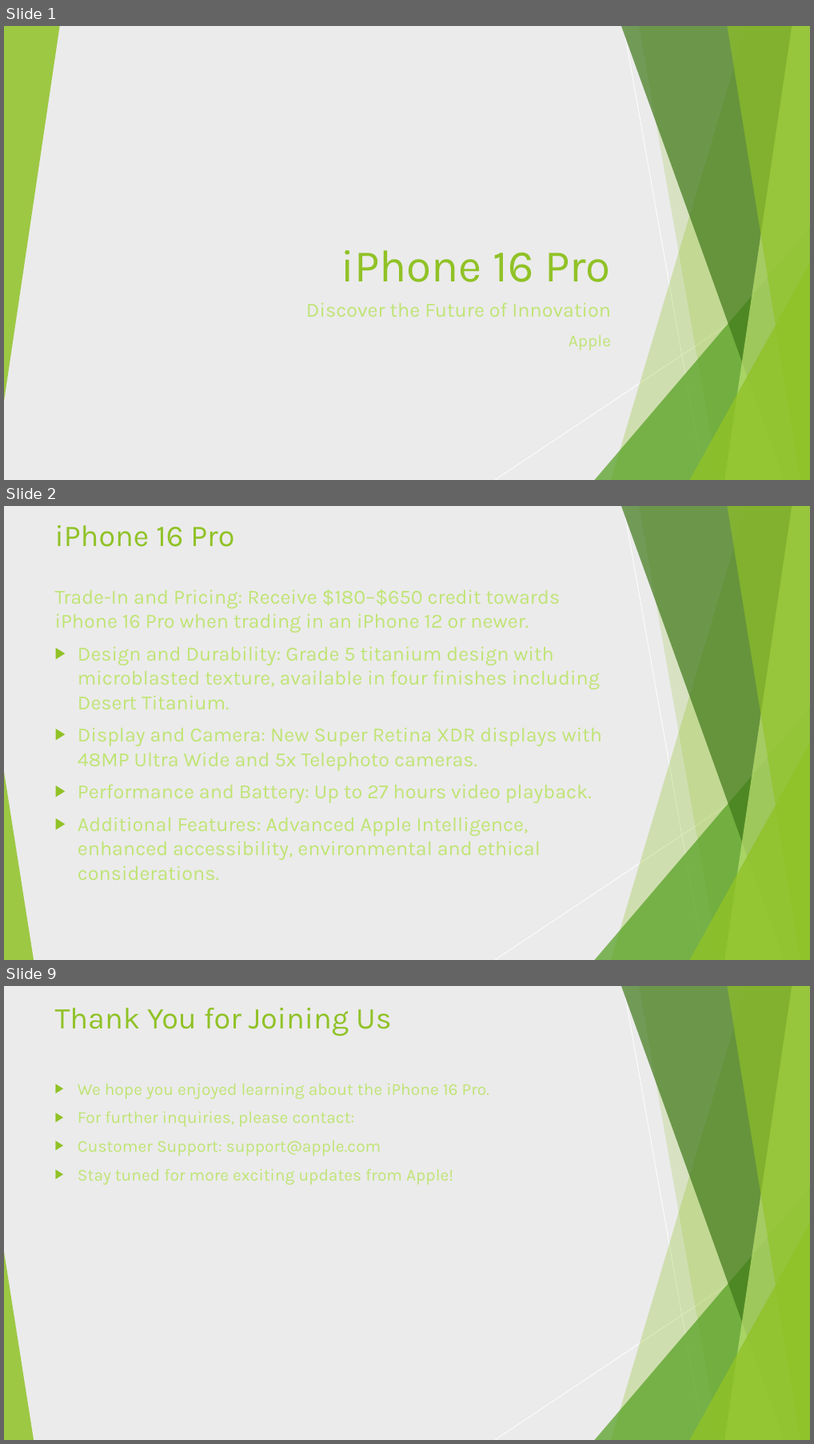
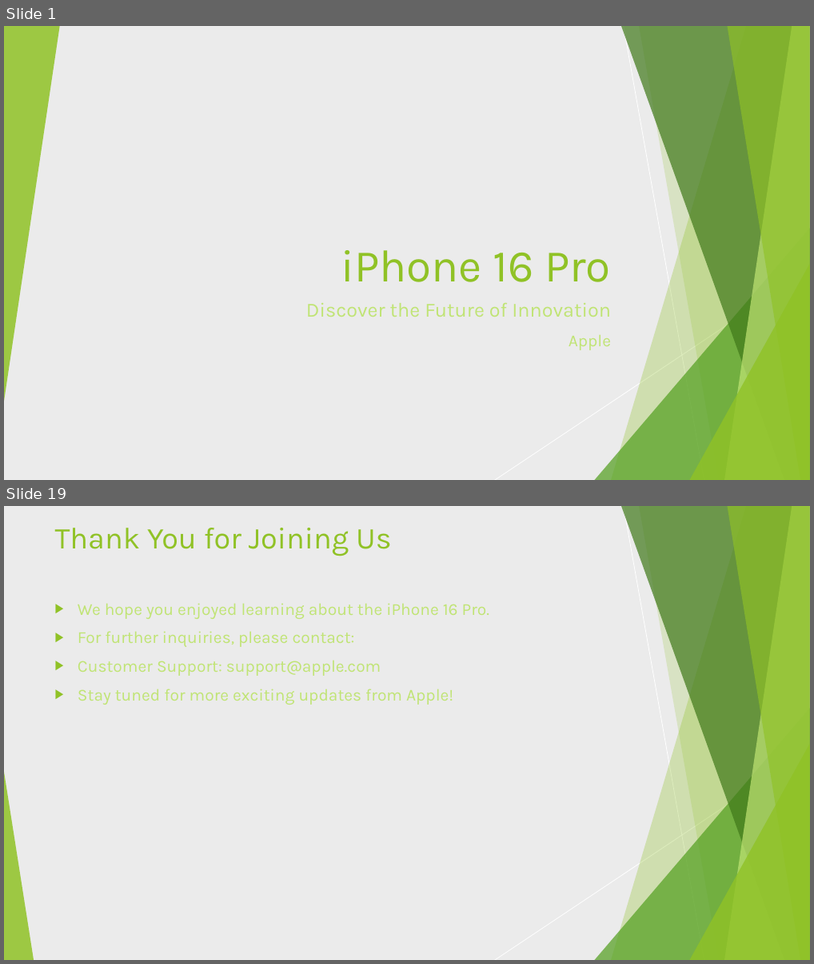
Before and after one commit to AlanHootman/ppt_assistant, a slide deck: scripts/init_data/ppt_analysis/2/Iphone16Pro.pptx. Shown one above the other, each under a label of ours: slides 1, 2 and 9 before the commit, slides 1 and 19 after it; the slides between them are not shown. The pictures are 814x1444 and 814x964 pixels, drawn with LibreOffice and Linux fonts; fonts in the diff are those of the drawing. Boxes give left, top, right and bottom in pixels: in the first picture for what was removed or moved away, otherwise in the second. Text is boxed around its words. In the diff, an @@ line names an element or a change of style, - is before the commit and + after.

```diff
--- a/scripts/init_data/ppt_analysis/2/Iphone16Pro.pptx
+++ b/scripts/init_data/ppt_analysis/2/Iphone16Pro.pptx
@@ slide 2 removed at bbox=[4, 506, 810, 960], background #FFFFFF; not listed: 10 template elements that a slide beside it also shows @@
@@ title removed at bbox=[55, 525, 234, 547] @@
-iPhone 16 Pro
@@ text removed at bbox=[55, 589, 602, 880] @@
-Trade-In and Pricing: Receive $180–$650 credit towards iPhone 16 Pro when trading in an iPhone 12 or newer.
-▶ Design and Durability: Grade 5 titanium design with microblasted texture, available in four finishes including Desert Titanium.
-▶ Display and Camera: New Super Retina XDR displays with 48MP Ultra Wide and 5x Telephoto cameras.
-▶ Performance and Battery: Up to 27 hours video playback.
-▶ Additional Features: Advanced Apple Intelligence, enhanced accessibility, environmental and ethical considerations.
@@ what was slide 9 is now slide 19 @@
```
Also in this commit, not shown: 17 slides added, 6 other slides removed, 1 other file.
